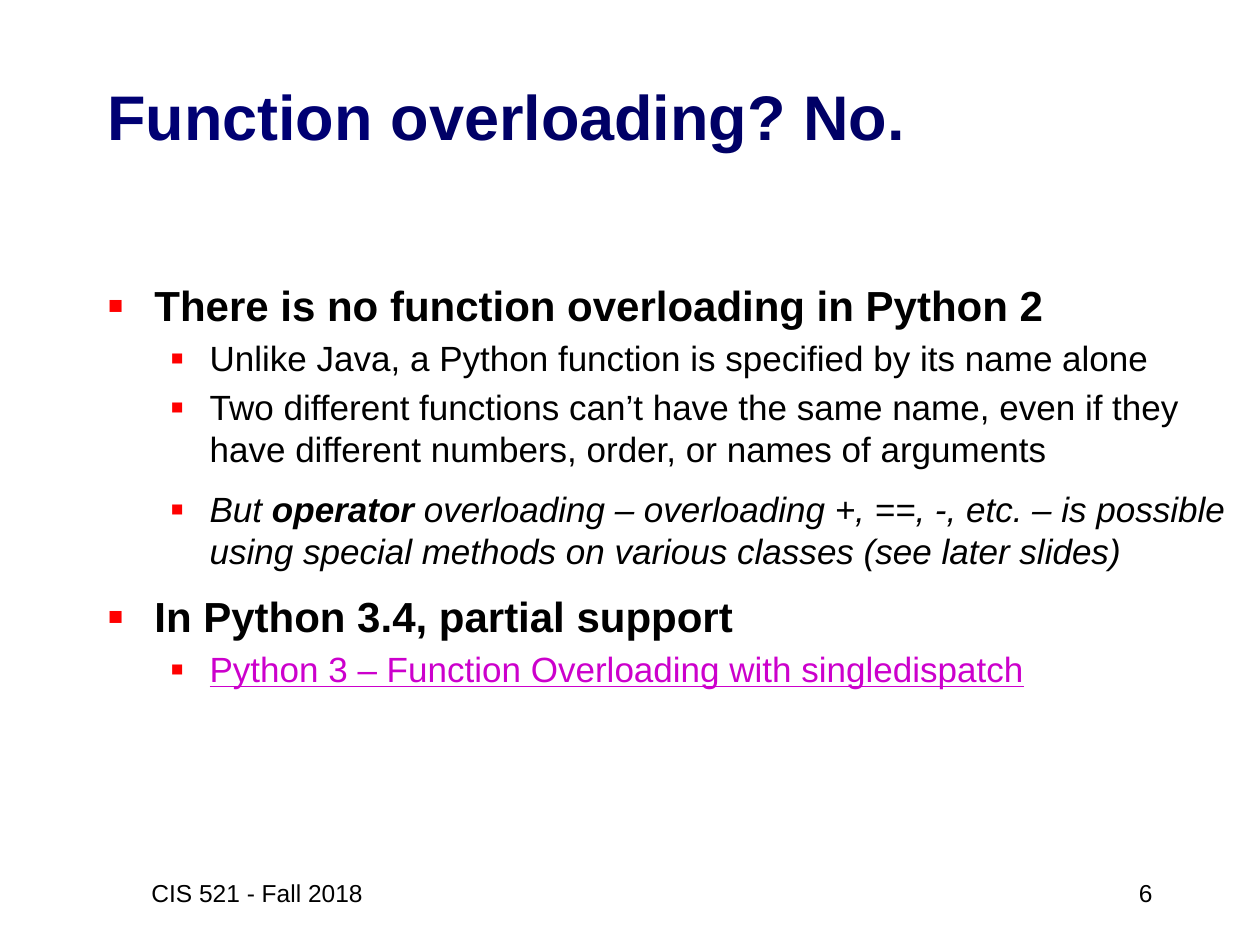
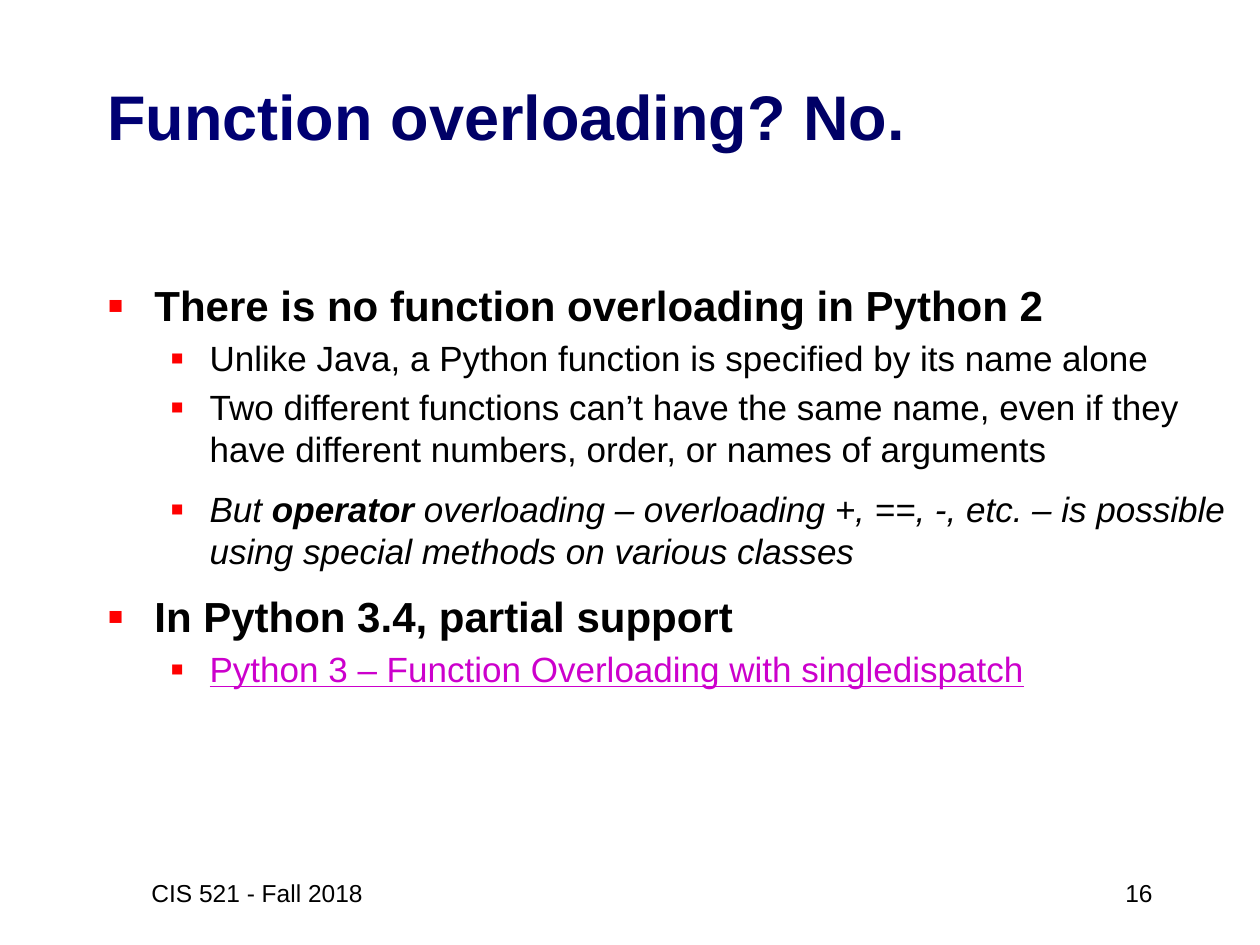
Before and after one commit to artificial-intelligence-class/artificial-intelligence-class.github.io, a slide deck: slide 16 of assets/slides/02-Python3-review2.pptx (slide 6 before the commit). Drawn at 1260x945 pixels with LibreOffice and Linux fonts; fonts in the diff are those of the drawing. Boxes give left, top, right and bottom in pixels: in the first picture for what was removed or moved away, otherwise in the second. Text is boxed around its words. In the diff, an @@ line names an element or a change of style, - is before the commit and + after.

```diff
--- a/assets/slides/02-Python3-review2.pptx
+++ b/assets/slides/02-Python3-review2.pptx
@@ text at (210, 496, 1225, 571): text changed @@
-  ▪ But operator overloading – overloading +, ==, -, etc. – is possible using special methods on various classes (see later slides)
+  ▪ But operator overloading – overloading +, ==, -, etc. – is possible using special methods on various classes
@@ page number at (1125, 885, 1152, 903): text changed @@
-6
+16
```
Also in this commit, not shown: 11 other slides changed, 10 slides added, 2 other files.
